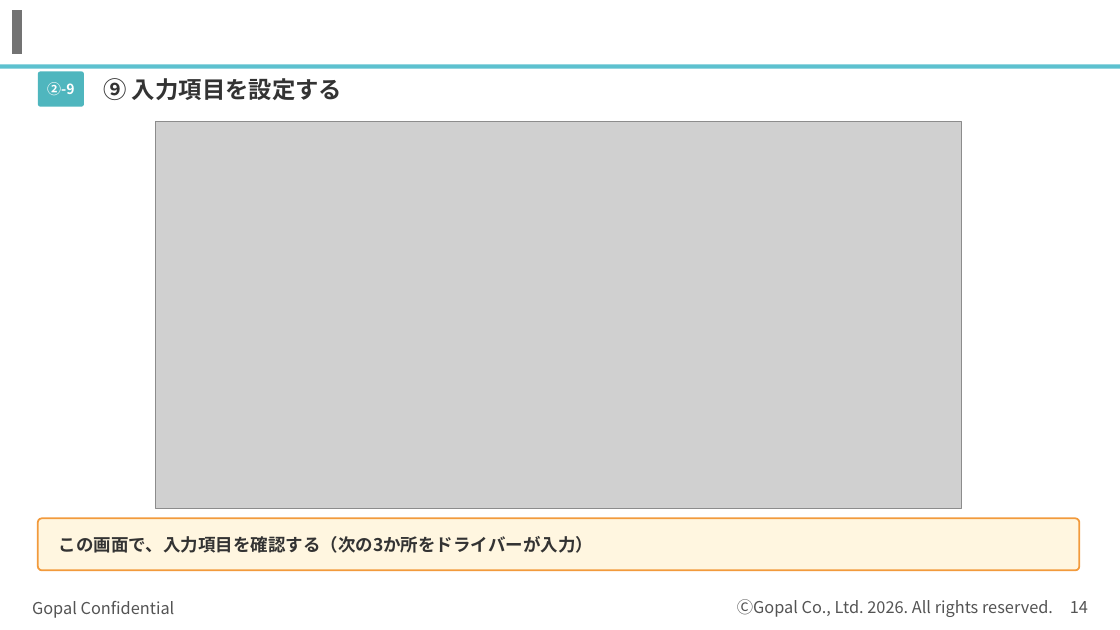
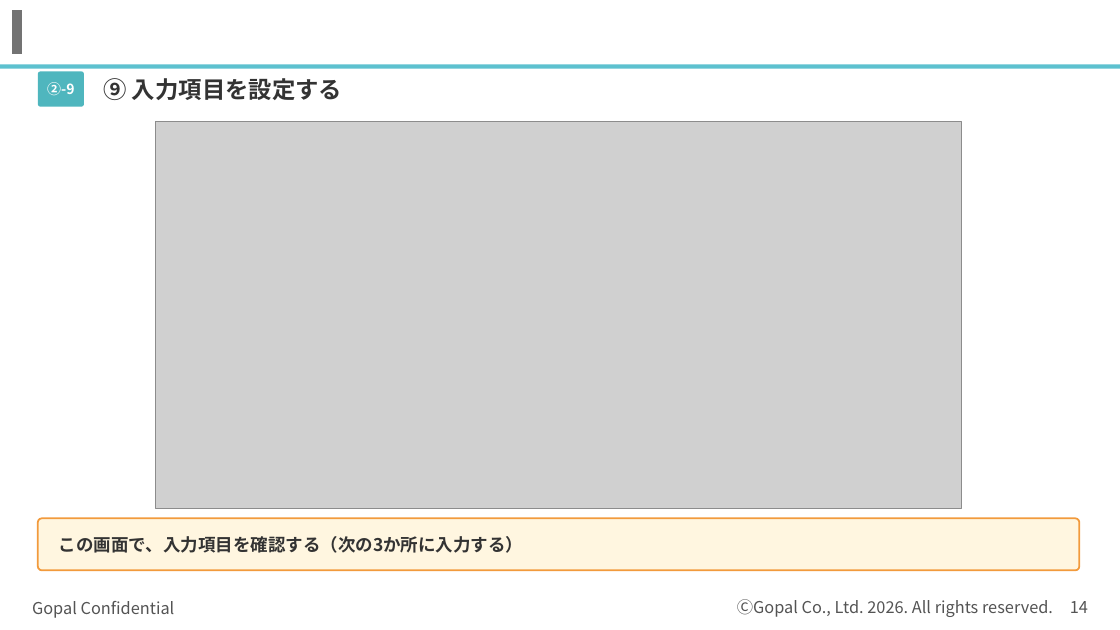
Before and after one commit to kagayugopal-eng/tamu, a slide deck: slide 14 of out/登録の流れ_書類準備まで.pptx. Drawn at 1120x630 pixels with LibreOffice and Linux fonts; fonts in the diff are those of the drawing; grey boxes stand for pictures; background and template pictures are left out. Boxes give left, top, right and bottom in pixels: in the first picture for what was removed or moved away, otherwise in the second. Text is boxed around its words. In the diff, an @@ line names an element or a change of style, - is before the commit and + after.

```diff
--- a/out/登録の流れ_書類準備まで.pptx
+++ b/out/登録の流れ_書類準備まで.pptx
@@ text at [59, 536, 524, 553]: text changed @@
-この画面で、入力項目を確認する（次の3か所をドライバーが入力）
+この画面で、入力項目を確認する（次の3か所に入力する）
```
Also in this commit, not shown: 4 other slides changed.
